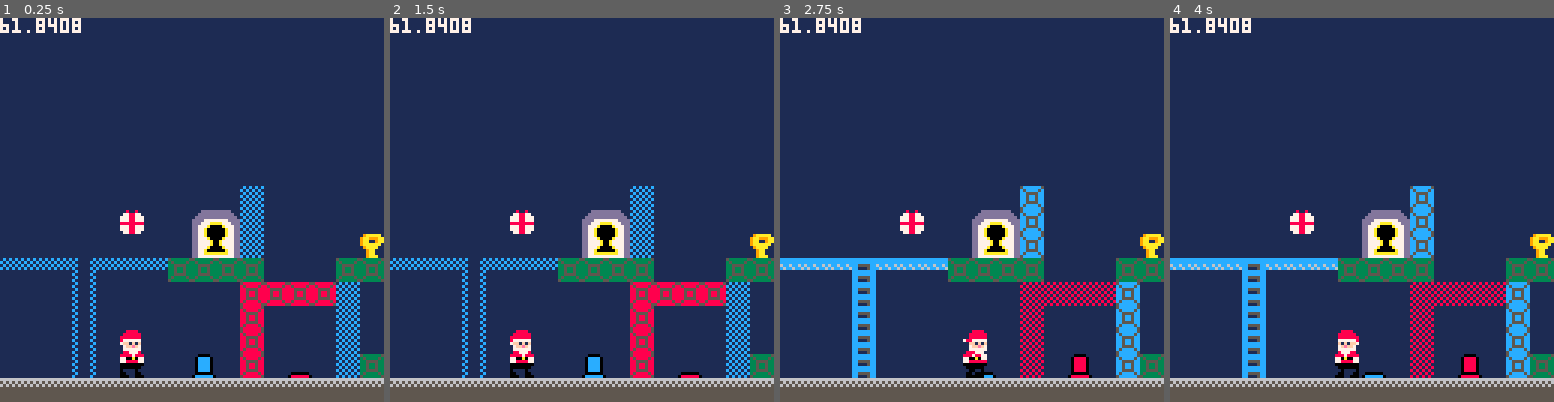
Above: before the commit, frames 1-4 (left to right).
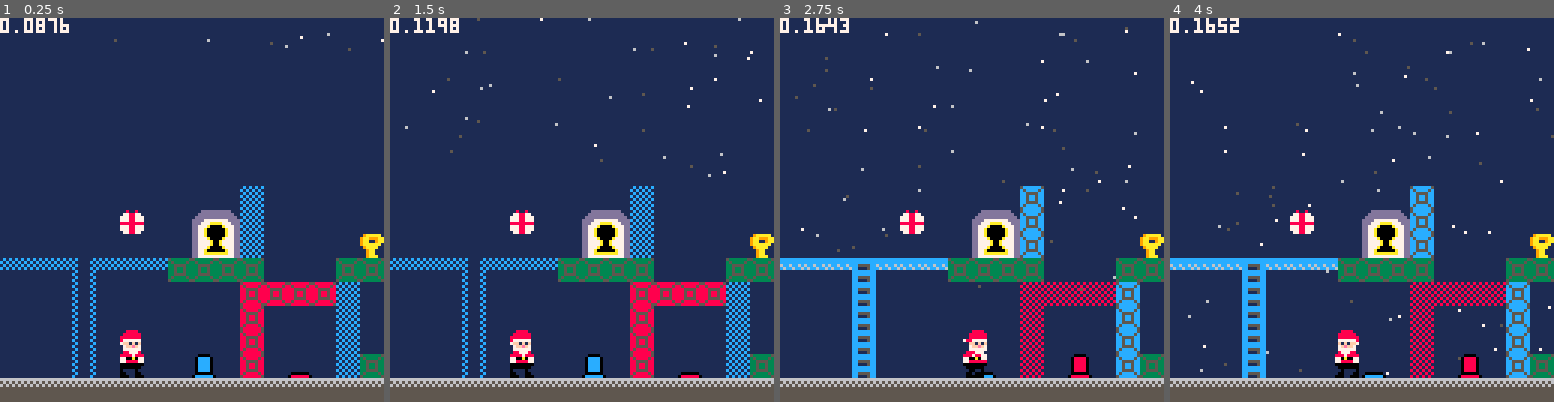
Above: after the commit, the same moments.

Repository: FIXMESTEVE/santadestroy
Game: PICO-8 cartridge santadestroy.p8
Same seed, same stepped clock (60 frames per second), same inputs: the game is played once before the commit and once after it.
Inputs:
- Up to frame 1 (0.25 s): no input
- Up to frame 2 (1.5 s): tap O (Z key) at 0.7 s
- Up to frame 3 (2.75 s): hold Right 1.6-2.1 s; tap O (Z key) at 1.7, 2.1, 2.5 s; hold Up 2.15-2.42 s; hold Right from 2.47 s (still down)
- Up to frame 4 (4 s): tap O (Z key) at 2.9, 3.3, 3.7 s; release Right at 3.03 s; hold Left 3.08-3.58 s

The runs differ from the first frame. In frame 1, 0.3% of the frame differs, in the area x 0-100%, y 0-9%; in frame 2, 0.5%; in frame 3, 0.6%; in frame 4, 0.7%, in the area x 0-100%, y 0-93%.

Commit message:
replaced for o in all(objects) with for o=1,#objects

Diff:
--- a/santadestroy.p8
+++ b/santadestroy.p8
@@ -49,12 +49,12 @@
 
 function _draw()
 	cls(1)
-	--drawsnow()
+	drawsnow()
 	updatecam()
 	drawlevel(1)
 	p:draw()
 	objects:draw()
-	print(stat(0),0+camx,0+camy,7)
+	print(stat(1),0+camx,0+camy,7)
 end
 
 function drawdebug()
@@ -71,15 +71,15 @@
 	--drawdebug()
 	p:move()
 	objects:update()
-	--updatesnow()
+	updatesnow()
 end
 
 function objects:update()
-	for o in all(objects) do
-		if(o.spr==118)then
-			if(p.hasitem==o)then
-				o.x=p.x
-				o.y=p.y-8
+	for o=1,#objects do
+		if(objects[o].spr==118)then
+			if(p.hasitem==objects[o])then
+				objects[o].x=p.x
+				objects[o].y=p.y-8
 			end
 		end
 	end
@@ -91,8 +91,8 @@
 end
 
 function objects:draw()
-	for o in all(objects)do
-		spr(o.spr,o.x,o.y)
+	for o=1,#objects do
+		spr(objects[o].spr,objects[o].x,objects[o].y)
 	end
 end
 
@@ -163,6 +163,45 @@
 	if(p:collideright	())p.x=flr(p.x/8)*8
 	if(p:collideleft	())p.x=flr(p.x/8+0x0.ffff)*8 --wizardry for ceil with flr
 end
+
+-- function p:move()
+-- 	--if(btn(1))p.x+=p.xspd
+-- 	--if(btn(0))p.x-=p.xspd
+-- 	if(p:grounded())then
+-- 		if(btn(4))then
+-- 			if(p.hasitem!=0)then
+-- 				--throw item
+-- 			else
+-- 				--lift item
+-- 				p.hasitem=p:lift()
+-- 				if(p.hasitem==0)p.sstate=2
+-- 			end
+
+-- 			return
+-- 		else
+-- 			p.up=0
+-- 			if(btn(0)or btn(1))p.sstate=0
+-- 			if(btn(2))p.up=p.jumpup
+-- 			if(not btn(0) and not btn(1))p.sstate=-1
+-- 		end
+-- 	else
+-- 		p.sstate=1
+-- 	end
+
+-- 	p:fall()
+
+-- 	if(p:collideleft	())then
+-- 		p.x=flr(p.x/8)*8 --wizardry for ceil with flr
+-- 	elseif(btn(0))then
+-- 		p.x-=p.xspd
+-- 	end
+
+-- 	if(p:collideright	())then
+-- 		p.x=flr(p.x/8+0x0.ffff)*8
+-- 	elseif(btn(1))then
+-- 		p.x+=p.xspd
+-- 	end
+-- end
 
 function p:lift()
 	return liftable
@@ -294,18 +333,18 @@
 
 		--grounded on object
 		if(p.up<=0)then
-			for o in all(objects)do
-				if(lfx>=o.x and lfx<=o.x+o.w*8)then
-					if(lfy>=o.y and lfy<=o.y+o.h*8)then
+			for o=1,#objects do
+				if(lfx>=objects[o].x and lfx<=objects[o].x+objects[o].w*8)then
+					if(lfy>=objects[o].y and lfy<=objects[o].y+objects[o].h*8)then
 						--is liftable
-						if(o.canlift)then
-							liftable=o
+						if(objects[o].canlift)then
+							liftable=objects[o]
 							return true
 						else
 							liftable=0
 						end
 						--spring
-						if(o.spr==80)then
+						if(objects[o].spr==80)then
 							p.up=p.jumpspg
 						end
 					end
@@ -454,14 +493,18 @@
 end
 
 function updatesnow()
-	for s in all(snow) do
+	snowdel={}
+	for s=1,#snow do
 		changedir=rnd(1)
-		if(changedir>=0.95)s.xdir=s.xdir*-1
-		s.xoffset=rnd(1)*s.xdir
-		s.fallspd=rnd(1.9)+0.1
-		s.y+=s.fallspd
-		s.x+=s.xoffset
-		if(s.y>128)del(snow,s)
+		if(changedir>=0.95)snow[s].xdir=snow[s].xdir*-1
+		snow[s].xoffset=rnd(1)*snow[s].xdir
+		snow[s].fallspd=rnd(1.9)+0.1
+		snow[s].y+=snow[s].fallspd
+		snow[s].x+=snow[s].xoffset
+		if(snow[s].y>128)add(snowdel,snow[s])
+	end
+	for s=1,#snowdel do
+		del(snow,snowdel[s])
 	end
 	if(snowclk>snowrfl)then
 	 	refillsnow()
@@ -471,8 +514,8 @@
 end
 
 function drawsnow()
-	for s in all(snow)do
-		pset(s.x+camx,s.y+camy,s.c)
+	for s=1,#snow do
+		pset(snow[s].x+camx,snow[s].y+camy,snow[s].c)
 	end
 end
 
